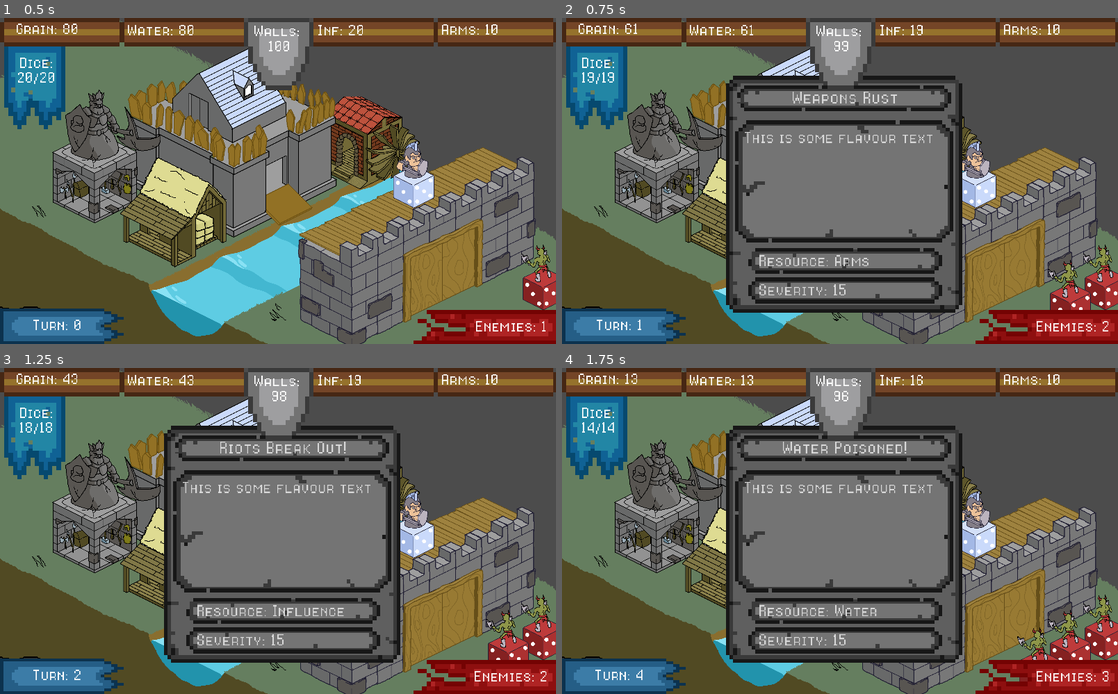
Above: before the commit, frames 1-4 (two rows, left to right).
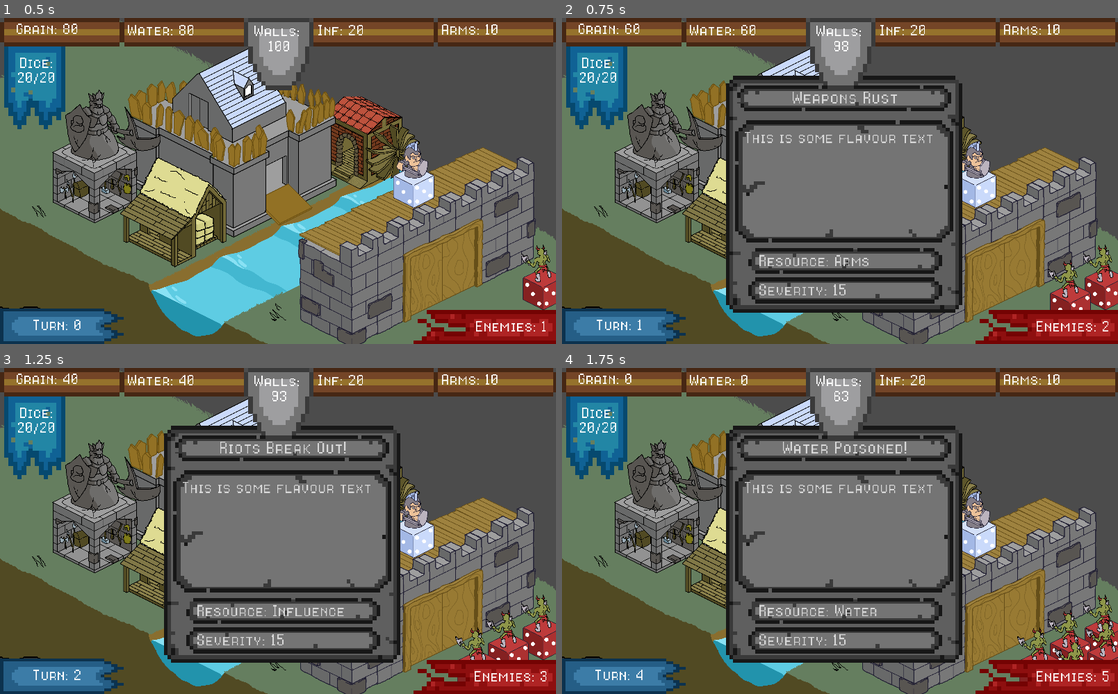
Above: after the commit, the same moments.

Repository: CapsCollective/rng-stronghold
Game: Godot game, scene res://scenes/main.tscn
Two runs of this game, one before a commit and one after it. Both use one fixed random seed, a clock stepped at 60 frames per second and the inputs below.
Inputs (mouse positions are in pixels of both pictures, inside the frame that each line leads up to):
- Up to frame 1 (0.5 s): no input
- Up to frame 2 (0.75 s): tap Enter (ui_accept) at 0.5 s; move the mouse to (934, 145) at 0.52 s; press the mouse at (934, 145) at 0.53 s
- Up to frame 3 (1.25 s): tap Enter (ui_accept) at 0.77 s
- Up to frame 4 (1.75 s): tap Enter (ui_accept) at 1.25, 1.52 s; move the mouse to (801, 485) at 1.27 s; release the mouse at (801, 485) at 1.28 s; right-click (801, 485) at 1.35 s; click (801, 485) at 1.42 s

Frame 1 is identical in both runs. In frame 2, 0.2% of the frame differs, in the area x 3-66%, y 1-20%; in frame 3, 0.4%; in frame 4, 0.7%, in the area x 3-100%, y 1-95%.

Commit message:
Changed combat to require the commitment of dice

Diff:
--- a/scripts/game_manager.gd
+++ b/scripts/game_manager.gd
@@ -66,6 +66,7 @@
 # Manpower
 var dice = 20
 var turn_dice = 0
+var commited_dice = 0
 
 func _ready():
 	increment_turn()
@@ -84,6 +85,7 @@
 
 func increment_turn():
 	turn += 1
+	commited_dice = 0
 	$HUDCanvas/BuildingInterface.on_turn_update()
 
 func get_dice_roll():
@@ -91,18 +93,18 @@
 
 func resolve_combat():
 	for enemy in range(enemies):
-		if dice > 0:
+		if commited_dice > 0:
 			var player_roll = get_dice_roll()
 			var enemy_roll = get_dice_roll()
 			if player_roll > enemy_roll:
 				enemies -= 1
 				influence += 1
 			elif enemy_roll > player_roll:
-				dice -=1
+				commited_dice -=1
 				influence -= 1
 			else:
 				enemies -= 1
-				dice -=1
+				commited_dice -=1
 		elif walls > 0:
 			walls -= get_dice_roll()
 		else:
